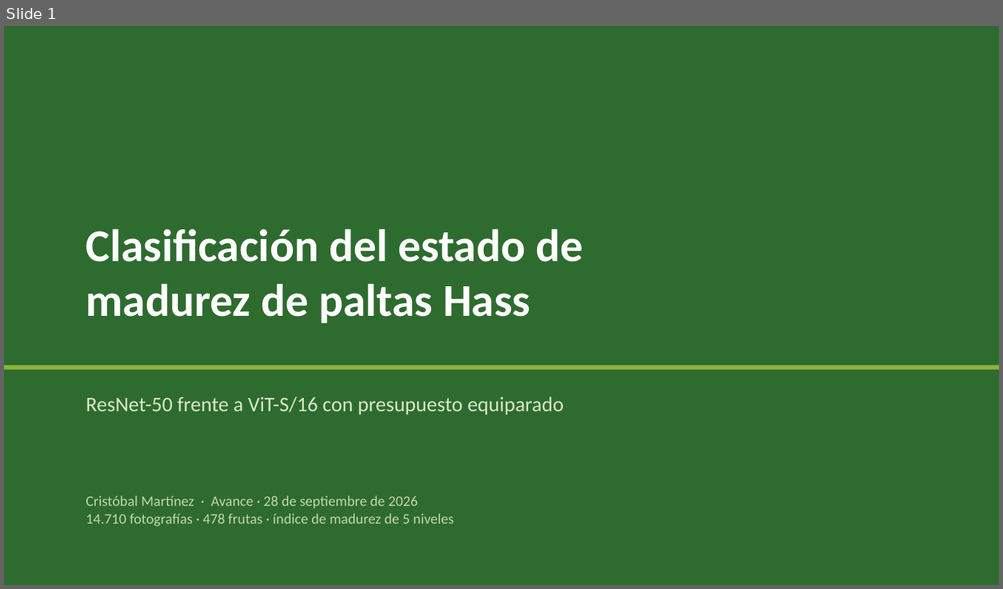
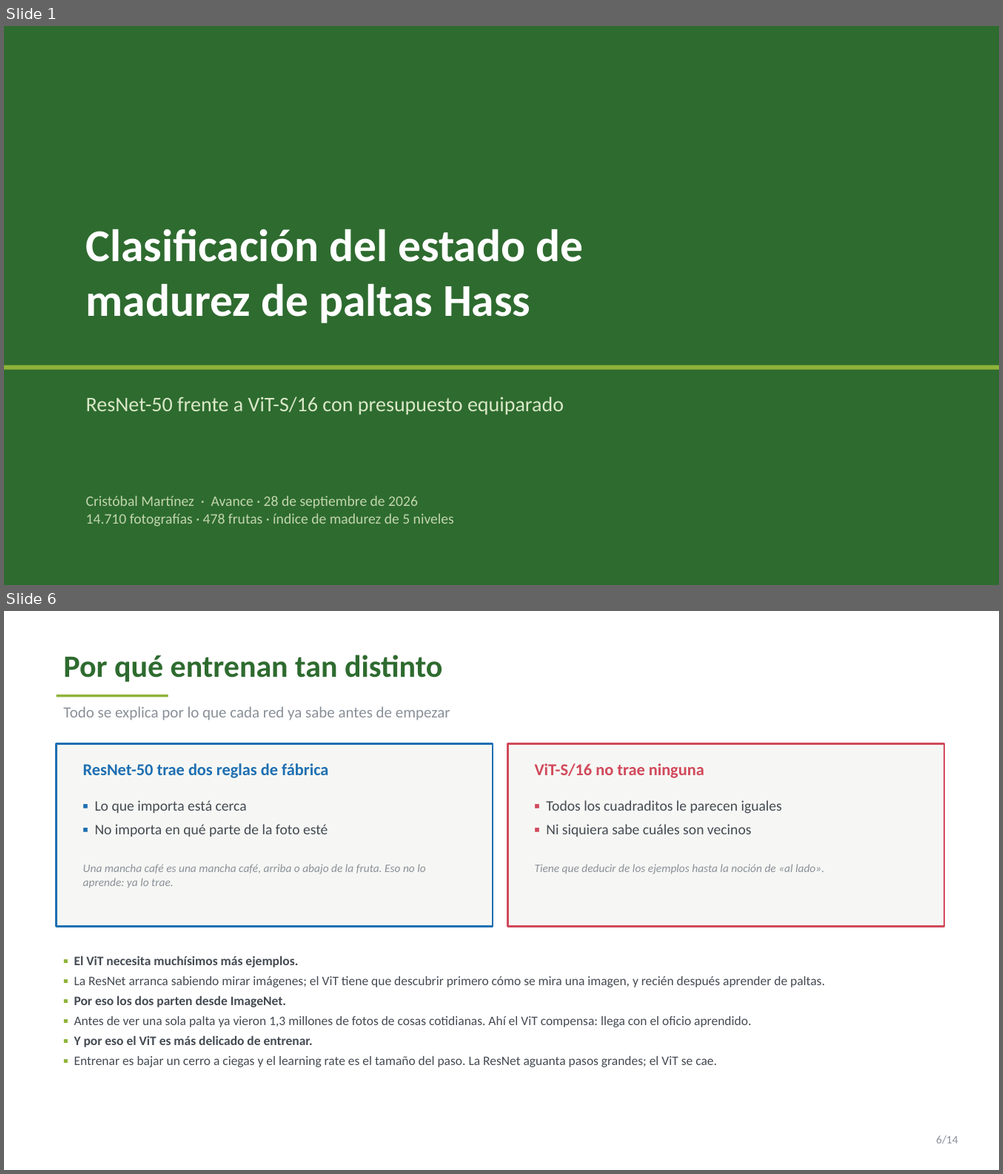
Before and after one commit to cmartinez1524/clasificacion-de-paltas, a slide deck: entregables/avance/presentacion_avance.pptx. Shown one above the other, each under a label of ours: slide 1 before the commit, slides 1 and 6 after it; the slides between them are not shown. The pictures are 1003x589 and 1003x1174 pixels, drawn with LibreOffice and Linux fonts; fonts in the diff are those of the drawing. Boxes give left, top, right and bottom in pixels: in the first picture for what was removed or moved away, otherwise in the second. Text is boxed around its words. In the diff, an @@ line names an element or a change of style, - is before the commit and + after.

```diff
--- a/entregables/avance/presentacion_avance.pptx
+++ b/entregables/avance/presentacion_avance.pptx
@@ slide 6 added at [4,611,999,1170], background #FFFFFF @@
@@ text added at [63,655,442,682], 30 pt, text #2E6B2F, bold @@
+Por qué entrenan tan distinto
@@ rectangle added at [57,695,168,698], fill #8FB339 @@
@@ text added at [63,706,450,721], 15 pt, text #8A9098 @@
+Todo se explica por lo que cada red ya sabe antes de empezar
@@ rectangle added at [57,743,492,926], fill #F6F7F4, outline #1F6FB2 1.75 pt @@
@@ rectangle added at [508,743,944,926], fill #F6F7F4, outline #D1495B 1.75 pt @@
@@ text added at [83,763,328,778], 16 pt, text #1F6FB2, bold @@
+ResNet-50 trae dos reglas de fábrica
@@ text added at [535,763,704,778], 16 pt, text #D1495B, bold @@
+ViT-S/16 no trae ninguna
@@ text added at [95,800,327,837], 14 pt, text #444A52 @@
+▪ Lo que importa está cerca
+▪ No importa en qué parte de la foto esté
@@ text added at [546,800,782,837], 14 pt, text #444A52 @@
+▪ Todos los cuadraditos le parecen iguales
+▪ Ni siquiera sabe cuáles son vecinos
@@ text added at [83,864,425,889], 11 pt, text #8A9098, italic @@
+Una mancha café es una mancha café, arriba o abajo de la fruta. Eso no lo aprende: ya lo trae.
@@ text added at [535,864,824,874], 11 pt, text #8A9098, italic @@
+Tiene que deducir de los ejemplos hasta la noción de «al lado».
@@ text added at [74,956,825,1068], 12.5 pt, text #444A52 @@
+▪ El ViT necesita muchísimos más ejemplos.
+▪ La ResNet arranca sabiendo mirar imágenes; el ViT tiene que descubrir primero cómo se mira una imagen, y recién después aprender de paltas.
+▪ Por eso los dos parten desde ImageNet.
+▪ Antes de ver una sola palta ya vieron 1,3 millones de fotos de cosas cotidianas. Ahí el ViT compensa: llega con el oficio aprendido.
+▪ Y por eso el ViT es más delicado de entrenar.
+▪ Entrenar es bajar un cerro a ciegas y el learning rate es el tamaño del paso. La ResNet aguanta pasos grandes; el ViT se cae.
@@ text added at [936,1136,957,1145], 11 pt, text #8A9098 @@
+6/14
```
Also in this commit, not shown: 11 slides changed, 1 other slide added, 19 other files.
